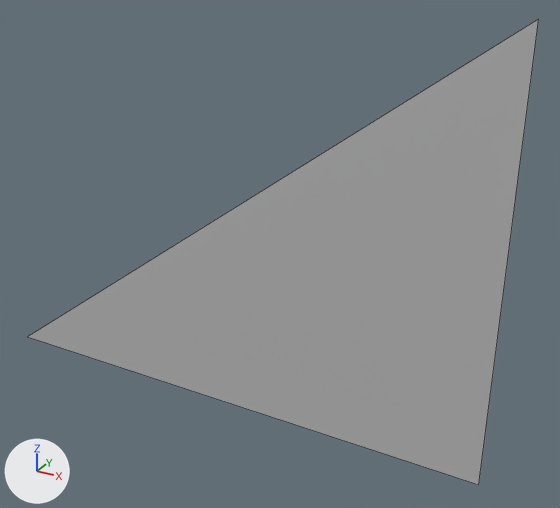
One commit to the FBX model 3D_Environment/Assets/Project/Blockout/SM_Triangle_Wall_L.fbx: the scene before it, then after it.
Both versions are drawn from a 50 mm camera at (2.405, -2.074, 1.699) aimed at (1.224, 0.072, 0.626). Lighting does not change. The marker at lower left points along +X, +Y and +Z. Mesh edges are drawn as thin lines. Where no turn or scale is listed for an object, it has been applied to the vertices.

Names of what the first picture shows: 'Triangle_Wall_L'.
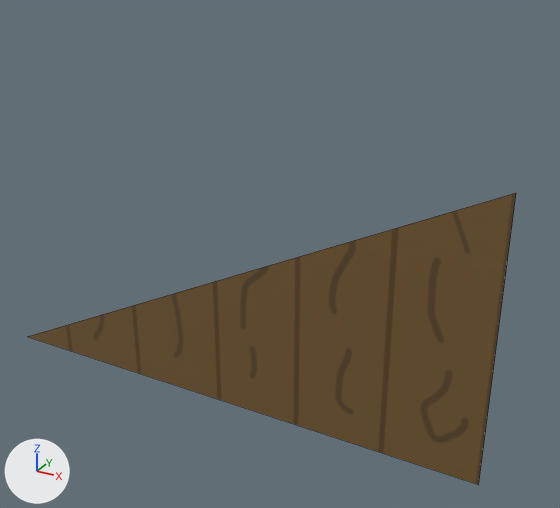
Commit message: Changed basic walls and added placeholder colour.

Location of each change, (x1, y1, x2, y2) in pixels of the pictures (560 x 508 px):
'Triangle_Wall_L', recoloured, reshaped (grey to brown, 37% shorter)
    before: (28, 19, 539, 485)
    after: (28, 193, 516, 485)

The edits, one by one:
Picture 'Wood_Placeholder.png' (img_wood_placeholder_png) is new.
Material 'Wood_Placeholder' (mat_wood_placeholder) is new.
Its texture is img_wood_placeholder_png.
me_mesh has 3 vertices, 1 face and spans x 0.0..2.0, y 0.0, z 0.0..1.46.
me_mesh is used by ob_triangle_wall_l; location (0.0, 0.0, 0.0).
me_mesh no longer uses material mat_lambert1 (grey #bcbcbc).
Part 1, on me_mesh:
Vertex 2 of me_mesh moves from (2.0, 0.0, 1.46) at pixel (538, 18) to (2.0, 0.0, 1.0) at pixel (516, 192).
me_mesh now uses material mat_wood_placeholder (picture img_wood_placeholder_png).
